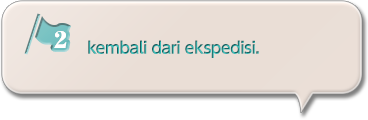
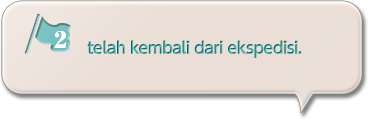
Layered file, before and after one edit (w=368, h=120). Changes by layer:
renamed "kembali dari ekspedisi." to "telah kembali dari ekspedisi.", painted on it over [87,40,302,58]
